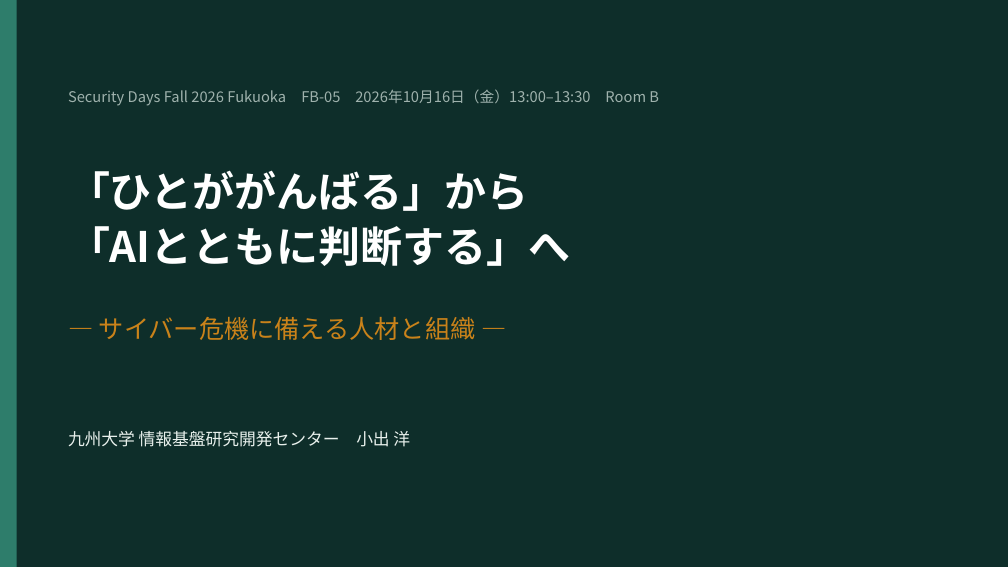
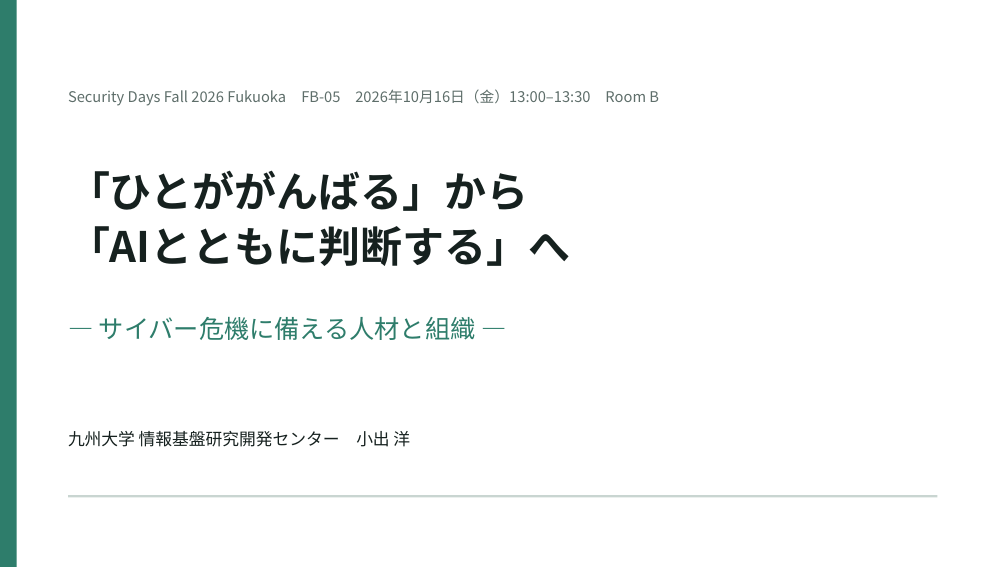
Before and after one commit to koide55/CompOutline, a slide deck: slide 1 of talks/2026-10-16-secd-fukuoka/SecurityDays2026Fukuoka_FB-05_小出.pptx. Drawn at 1008x567 pixels with LibreOffice and Linux fonts; fonts in the diff are those of the drawing. Boxes give left, top, right and bottom in pixels: in the first picture for what was removed or moved away, otherwise in the second. Text is boxed around its words. In the diff, an @@ line names an element or a change of style, - is before the commit and + after.

```diff
--- a/talks/2026-10-16-secd-fukuoka/SecurityDays2026Fukuoka_FB-05_小出.pptx
+++ b/talks/2026-10-16-secd-fukuoka/SecurityDays2026Fukuoka_FB-05_小出.pptx
@@ background #0E2E2A to #FFFFFF @@
@@ text "Security Days Fall 2026 Fukuoka ..." at [68,89,659,106]: text colour #9FB2AD to #5E6E6A @@
@@ text "「ひとががんばる」から" at [68,170,570,266]: text colour #FFFFFF to #16211F @@
@@ text "― サイバー危機に備える人材と組織 ―" at [99,317,476,340]: text colour #C9821A to #2E7D6B @@
@@ text "九州大学 情報基盤研究開発センター 小出 洋" at [68,431,410,447]: text colour #E8F0EC to #16211F @@
@@ rectangle added at [68,495,938,498], fill #C9D5D1 @@
```
Also in this commit, not shown: 22 other slides changed, 1 slide removed, 4 other files.
